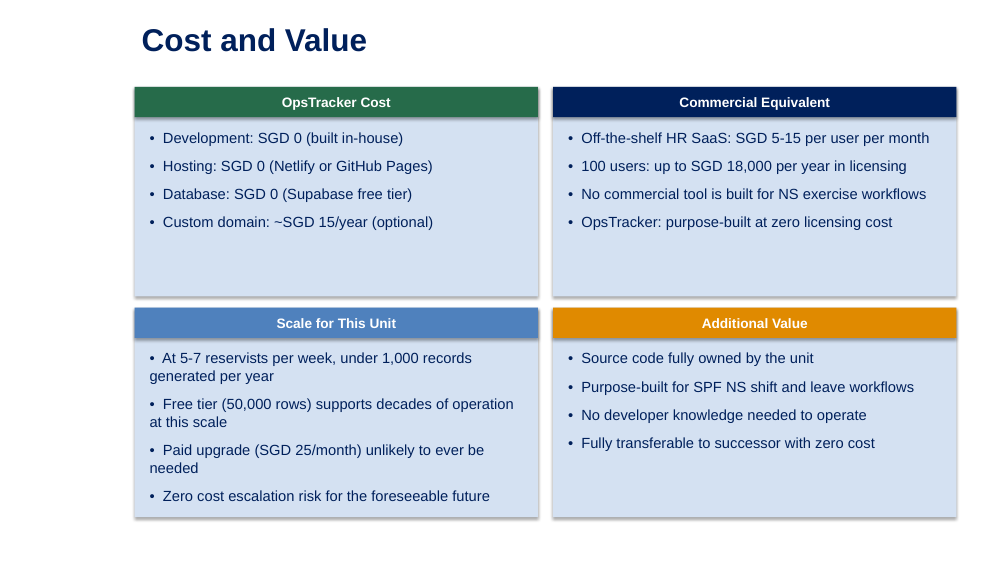
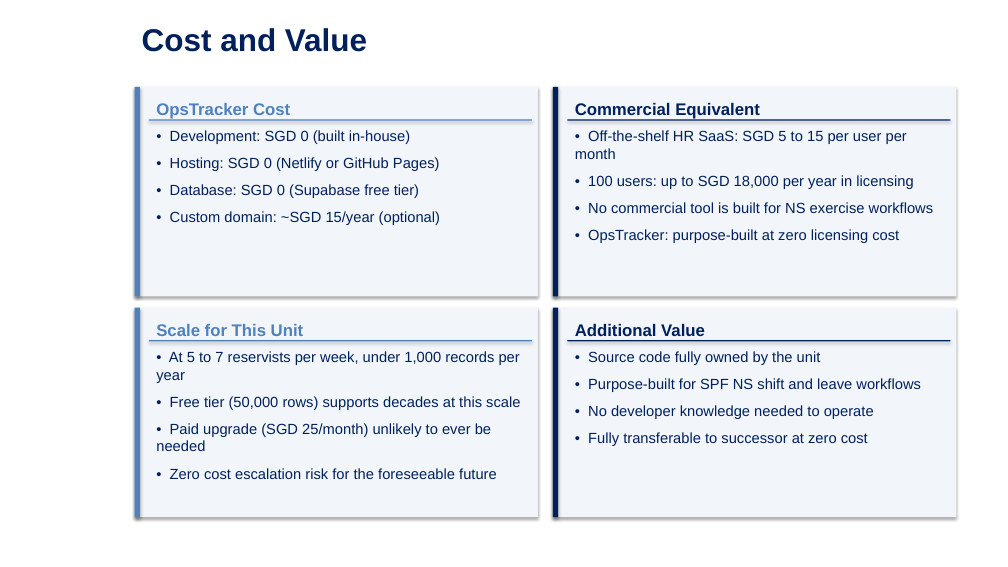
Before and after one commit to GOHSUNJIN/reservist, a slide deck: slide 18 of OpsTracker.pptx (slide 12 before the commit). Drawn at 1008x567 pixels with LibreOffice and Linux fonts; fonts in the diff are those of the drawing; background and template pictures are left out. Boxes give left, top, right and bottom in pixels: in the first picture for what was removed or moved away, otherwise in the second. Text is boxed around its words. In the diff, an @@ line names an element or a change of style, - is before the commit and + after.

```diff
--- a/OpsTracker.pptx
+++ b/OpsTracker.pptx
@@ rectangle added at [135, 87, 140, 296], fill #4F81BD @@
@@ rectangle added at [554, 87, 559, 296], fill #00205B @@
@@ text "OpsTracker Cost": place and size @@
-text "OpsTracker Cost" at [135, 87, 538, 117]
+text "OpsTracker Cost" at [156, 103, 290, 120]
@@ text "OpsTracker Cost" at [156, 103, 290, 120]: size 13 to 16 pt, text colour #FFFFFF to #4F81BD; alignment centre to left; more space between paragraphs; vertical alignment middle to top; fill #266B4A to none; shadow off @@
@@ rectangle added at [149, 119, 532, 121], fill #4F81BD @@
@@ text "Commercial Equivalent": place and size @@
-text "Commercial Equivalent" at [554, 87, 957, 117]
+text "Commercial Equivalent" at [575, 103, 760, 120]
@@ text "Commercial Equivalent" at [575, 103, 760, 120]: size 13 to 16 pt, text colour #FFFFFF to #00205B; alignment centre to left; more space between paragraphs; vertical alignment middle to top; fill #00205B to none; shadow off @@
@@ rectangle added at [567, 119, 951, 121], fill #00205B @@
@@ text "• Development: SGD 0 (built ...": place and size @@
-text "• Development: SGD 0 (built ..." at [163, 132, 433, 230]
+text "• Development: SGD 0 (built ..." at [170, 130, 440, 225]
@@ text "• Development: SGD 0 (built ..." at [170, 130, 440, 225]: less space between paragraphs @@
@@ text at [575, 130, 907, 159]: text changed @@
-• Off-the-shelf HR SaaS: SGD 5-15 per user per month
+• Off-the-shelf HR SaaS: SGD 5 to 15 per user per month
@@ text at [588, 175, 934, 243]: less space between paragraphs @@
@@ rectangle added at [135, 308, 140, 517], fill #4F81BD @@
@@ text "Scale for This Unit": place and size @@
-text "Scale for This Unit" at [135, 308, 538, 338]
+text "Scale for This Unit" at [156, 324, 304, 336]
@@ text "Scale for This Unit" at [156, 324, 304, 336]: size 13 to 16 pt, text colour #FFFFFF to #4F81BD; alignment centre to left; more space between paragraphs; vertical alignment middle to top; fill #4F81BD to none; shadow off @@
@@ fill #D4E1F2 to #F2F6FB in 4 elements at [135, 87, 538, 296], [135, 308, 538, 517], [554, 87, 957, 296], [554, 308, 957, 517] @@
@@ rectangle added at [554, 308, 559, 517], fill #00205B @@
@@ text "Additional Value": place and size @@
-text "Additional Value" at [554, 308, 957, 338]
+text "Additional Value" at [575, 324, 705, 336]
@@ text "Additional Value" at [575, 324, 705, 336]: size 13 to 16 pt, text colour #FFFFFF to #00205B; alignment centre to left; more space between paragraphs; vertical alignment middle to top; fill #E08A00 to none; shadow off @@
@@ rectangle added at [149, 340, 532, 342], fill #4F81BD @@
@@ text at [156, 351, 520, 410]: text changed @@
-• At 5-7 reservists per week, under 1,000 records generated per year
-• Free tier (50,000 rows) supports decades of operation at this scale
+• At 5 to 7 reservists per week, under 1,000 records per year
+• Free tier (50,000 rows) supports decades at this scale
@@ rectangle added at [567, 340, 951, 342], fill #00205B @@
@@ text at [588, 351, 921, 419]: less space between paragraphs @@
@@ text at [156, 423, 497, 479]: less space between paragraphs @@
@@ text at [588, 432, 868, 446]: text changed @@
-• Fully transferable to successor with zero cost
+• Fully transferable to successor at zero cost
```
Also in this commit, not shown: 12 other slides changed, 10 slides added, 2 slides removed, 20 other files.
